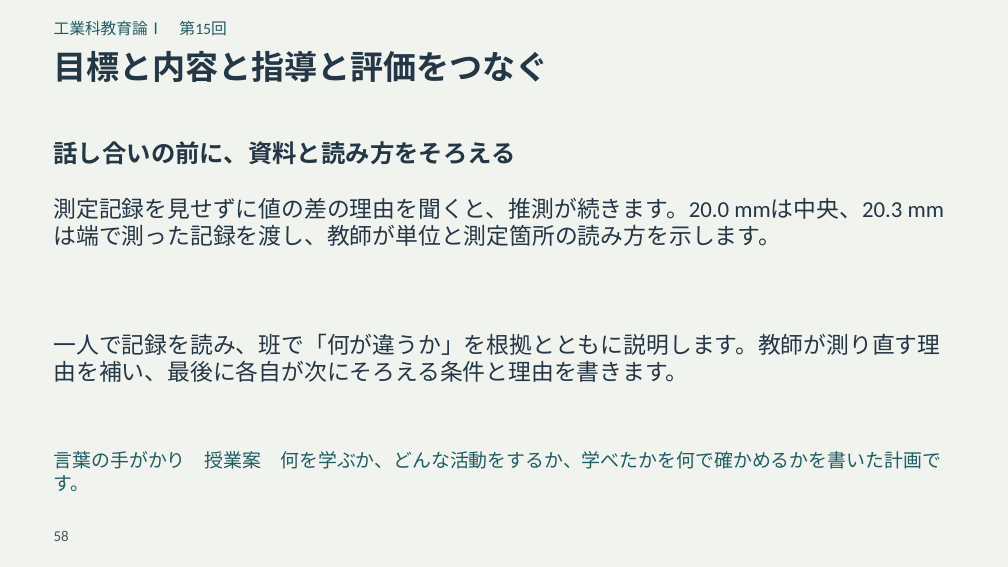
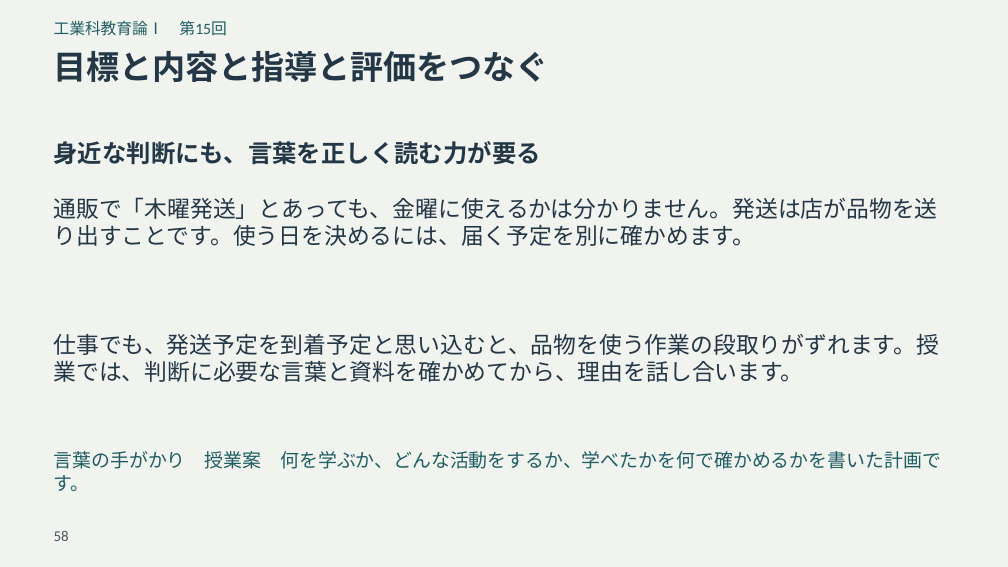
Before and after one commit to zooc-14calbp/industrial-education-i, a slide deck: slide 58 of reorganized/20261105/expanded/slides.pptx. Drawn at 1008x567 pixels with LibreOffice and Linux fonts; fonts in the diff are those of the drawing. Boxes give left, top, right and bottom in pixels: in the first picture for what was removed or moved away, otherwise in the second. Text is boxed around its words. In the diff, an @@ line names an element or a change of style, - is before the commit and + after.

```diff
--- a/reorganized/20261105/expanded/slides.pptx
+++ b/reorganized/20261105/expanded/slides.pptx
@@ text at <box>54,141,541,164</box>: text changed @@
-話し合いの前に、資料と読み方をそろえる
+身近な判断にも、言葉を正しく読む力が要る
@@ text at <box>54,197,938,246</box>: text changed @@
-測定記録を見せずに値の差の理由を聞くと、推測が続きます。20.0 mmは中央、20.3 mmは端で測った記録を渡し、教師が単位と測定箇所の読み方を示します。
+通販で「木曜発送」とあっても、金曜に使えるかは分かりません。発送は店が品物を送り出すことです。使う日を決めるには、届く予定を別に確かめます。
@@ text at <box>54,334,939,382</box>: text changed @@
-一人で記録を読み、班で「何が違うか」を根拠とともに説明します。教師が測り直す理由を補い、最後に各自が次にそろえる条件と理由を書きます。
+仕事でも、発送予定を到着予定と思い込むと、品物を使う作業の段取りがずれます。授業では、判断に必要な言葉と資料を確かめてから、理由を話し合います。
```
Also in this commit, not shown: 6 other files.
